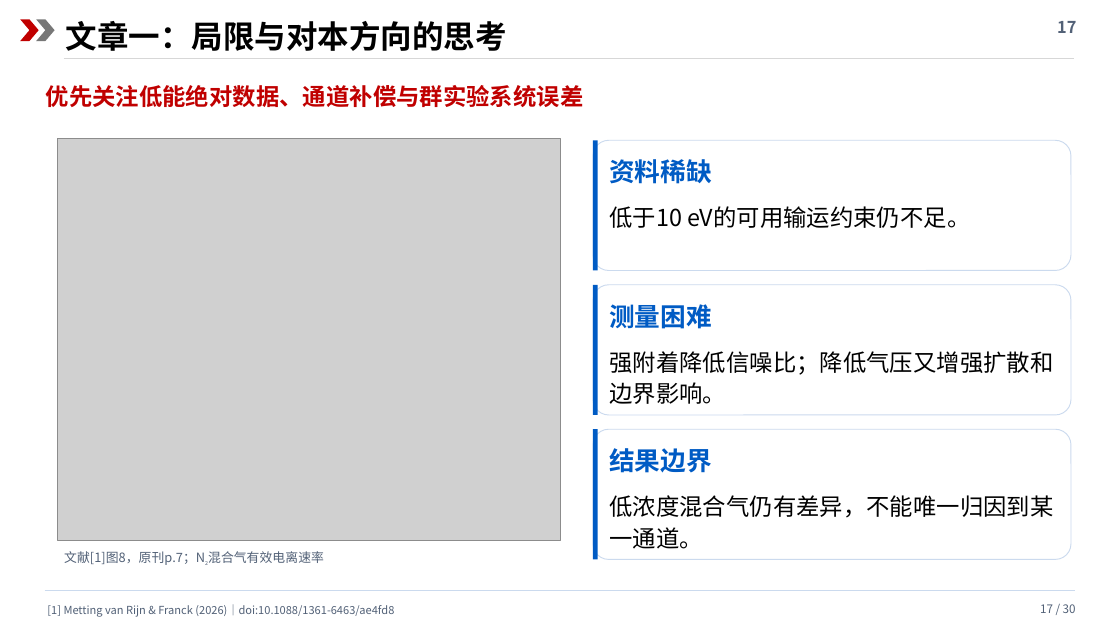
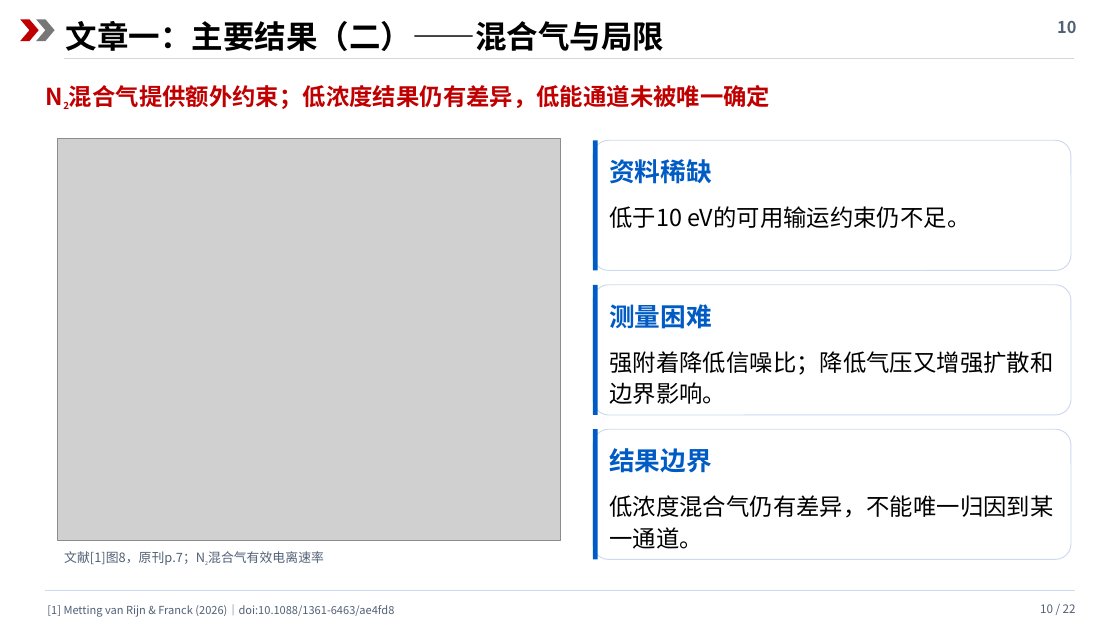
Before and after one commit to cass1223/cassbook, a slide deck: slide 10 of presentations/c4f7n/c4f7n_review.pptx (slide 17 before the commit). Drawn at 1120x630 pixels with LibreOffice and Linux fonts; fonts in the diff are those of the drawing; grey boxes stand for pictures. Boxes give left, top, right and bottom in pixels: in the first picture for what was removed or moved away, otherwise in the second. Text is boxed around its words. In the diff, an @@ line names an element or a change of style, - is before the commit and + after.

```diff
--- a/presentations/c4f7n/c4f7n_review.pptx
+++ b/presentations/c4f7n/c4f7n_review.pptx
@@ text at (x1=66, y1=21, x2=665, y2=51): text changed @@
-文章一：局限与对本方向的思考
+文章一：主要结果（二）——混合气与局限
@@ text at (x1=1057, y1=20, x2=1076, y2=33): text changed @@
-17
+10
@@ text at (x1=69, y1=85, x2=770, y2=109): text changed @@
-优先关注低能绝对数据、通道补偿与群实验系统误差
+N2混合气提供额外约束；低浓度结果仍有差异，低能通道未被唯一确定
@@ text at (x1=1040, y1=604, x2=1076, y2=613): text changed @@
-17 / 30
+10 / 22
```
Also in this commit, not shown: 20 other slides changed, 1 slide added, 9 slides removed, 4 other files.
